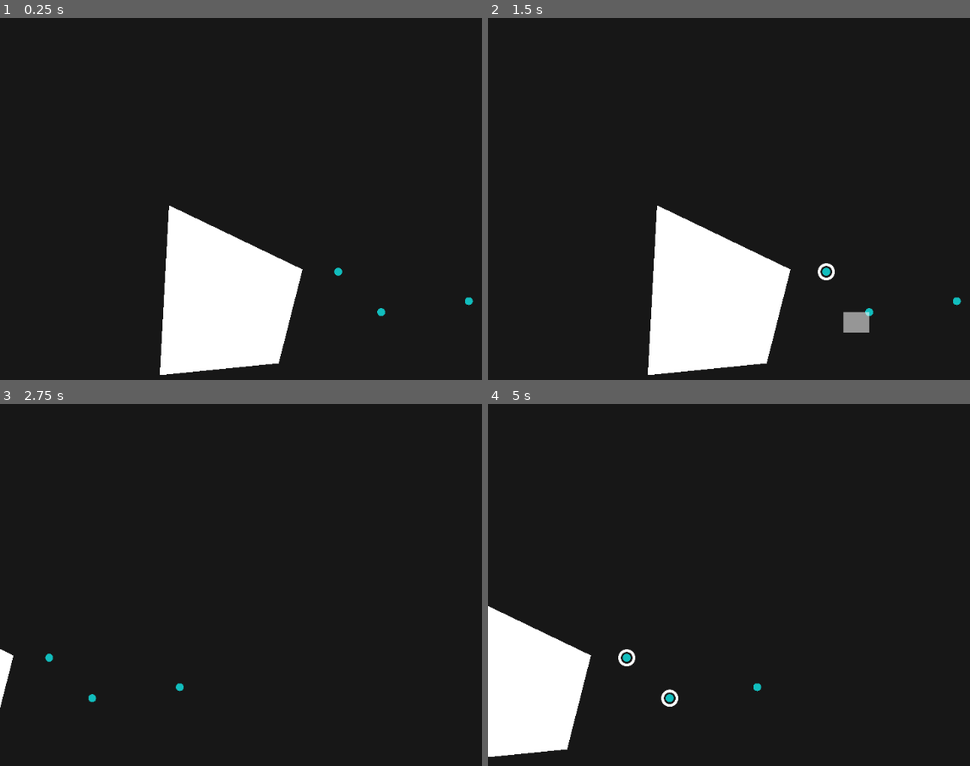
Above: before the commit, frames 1-4 (two rows, left to right).
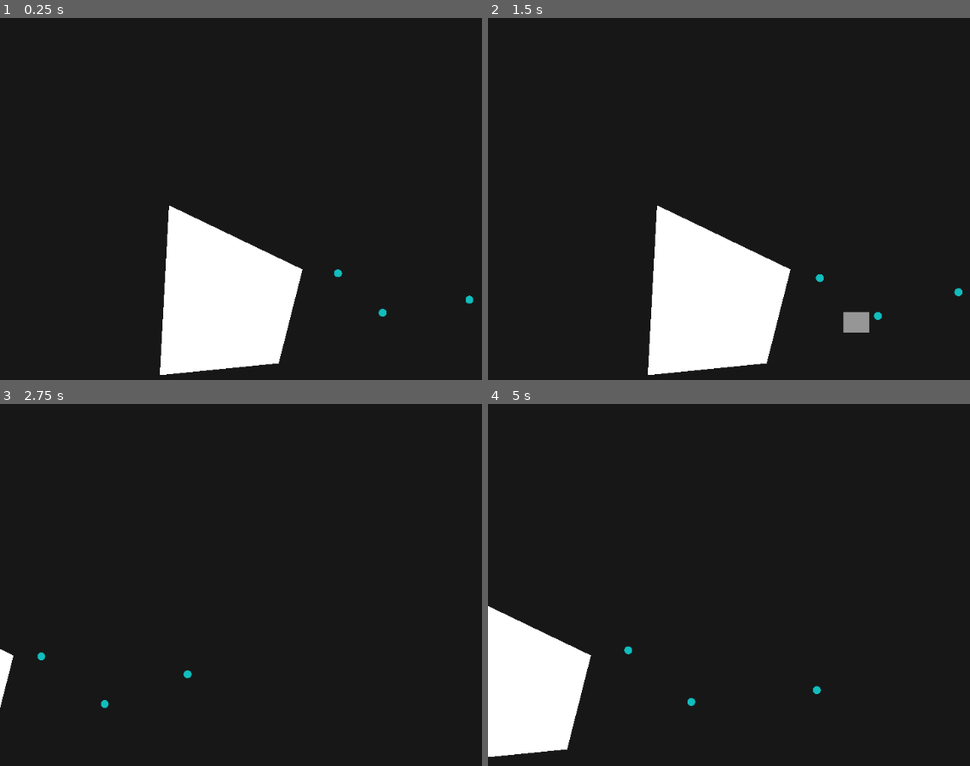
Above: after the commit, the same moments.

Repository: voithos/driftworld
Game: Godot game, scene res://scenes/level1.tscn
Two runs of this game, one before a commit and one after it. Both use one fixed random seed, a clock stepped at 60 frames per second and the inputs below.
Inputs (mouse positions are in pixels of both pictures, inside the frame that each line leads up to):
- Up to frame 1 (0.25 s): no input
- Up to frame 2 (1.5 s): tap Enter at 0.5 s; drag from (825, 271) to (892, 159) at 0.52 s; drag from (868, 311) to (791, 372) at 1.27 s
- Up to frame 3 (2.75 s): move the mouse to (467, 686) at 2.02 s; hold Right (ui_right) from 2.03 s (still down); right-click (467, 686) at 2.1 s; click (467, 686) at 2.17 s
- Up to frame 4 (5 s): release Right (ui_right) at 2.75 s; drag from (791, 758) to (622, 581) at 2.77 s; move the mouse to (outside the picture) at 3.52 s; hold Left (ui_left) 3.53-4.25 s; right-click (outside the picture) at 3.6 s; click (outside the picture) at 3.67 s; tap Space at 3.77, 4.25 s; drag from (622, 581) to (724, 530) at 4.27 s

The runs differ from the first frame. In frame 1, less than 0.1% of the frame differs, in the area x 69-99%, y 68-83%; in frame 2, 0.3%; in frame 3, 0.2%; in frame 4, 0.4%, in the area x 27-70%, y 66-84%.

Commit message:
Add movement and steering.

Diff:
--- a/project.godot
+++ b/project.godot
@@ -23,6 +23,7 @@
 [autoload]
 
 Screen="*res://scripts/screen.gd"
+Steering="*res://scripts/steering.gd"
 
 [display]
 
--- a/scenes/level.gd
+++ b/scenes/level.gd
@@ -7,5 +7,11 @@
 	var botright = Vector2(max(start.x, end.x), max(start.y, end.y))
 
 	for unit in get_tree().get_nodes_in_group("units"):
-		var selected = unit.position > topleft and unit.position < botright
+		var selected = (unit.global_position.x > topleft.x and unit.global_position.y > topleft.y and
+		                unit.global_position.x < botright.x and unit.global_position.y < botright.y)
 		unit.set_selected(selected)
+
+
+func _on_ui_right_click(pos):
+	for unit in get_tree().get_nodes_in_group("selected"):
+		unit.go_to(pos)
--- a/scenes/level.tscn
+++ b/scenes/level.tscn
@@ -10,4 +10,5 @@
 [node name="camera" parent="." instance=ExtResource( 3 )]
 
 [node name="ui" parent="." instance=ExtResource( 2 )]
+[connection signal="right_click" from="ui" to="." method="_on_ui_right_click"]
 [connection signal="selection" from="ui" to="." method="_on_ui_selection"]
--- a/scenes/level1.tscn
+++ b/scenes/level1.tscn
@@ -11,6 +11,11 @@
 position = Vector2( -387.104, -141.493 )
 polygon = PoolVector2Array( 131, 41, 117, 298, 297, 280, 333, 138 )
 
+[node name="StaticBody2D" type="StaticBody2D" parent="level/Polygon2D"]
+
+[node name="CollisionPolygon2D" type="CollisionPolygon2D" parent="level/Polygon2D/StaticBody2D"]
+polygon = PoolVector2Array( 130.684, 40.2657, 114.263, 300.894, 305.496, 276.526, 334.631, 129.261, 131.214, 44.5035 )
+
 [node name="unit" parent="level" instance=ExtResource( 2 )]
 unit_base_color = Color( 0.0705882, 0.745098, 0.745098, 1 )
 
--- a/scenes/ui.gd
+++ b/scenes/ui.gd
@@ -5,6 +5,7 @@
 var is_dragging = false
 
 signal selection
+signal right_click
 
 var camera
 
@@ -26,6 +27,9 @@
 		is_dragging = false
 		emit_signal("selection", start, end)
 
+	if not is_dragging and Input.is_action_just_pressed("ui_mouse_right"):
+		emit_signal("right_click", get_global_mouse_position())
+
 	draw_select_rect()
 
 func draw_select_rect():
@@ -39,4 +43,4 @@
 	var pos = Vector2()
 	pos.x = min(start.x, end.x)
 	pos.y = min(start.y, end.y)
-	$canvas/select_rect.rect_position = (pos / camera.zoom) + get_viewport().size / 2 - (camera.position / camera.zoom)
+	$canvas/select_rect.rect_position = (pos / camera.zoom) + get_viewport().size / 2 - (camera.global_position / camera.zoom)
--- a/scenes/unit.gd
+++ b/scenes/unit.gd
@@ -1,14 +1,65 @@
 extends KinematicBody2D
 
 export var unit_base_color = Color(1, 1, 1)
+export var selected = false setget set_selected
 
-export var selected = false setget set_selected
+const STATE_IDLE = "idle"
+const STATE_MOVE = "move"
+
+var state = STATE_IDLE
+
+# Steering
+export (float) var MOVE_SPEED = 100 # Pixels/second
+export (float) var WANDER_SPEED = 10 # Pixels/second
+export (float) var ARRIVE_RADIUS = 75
+export (float) var REPEL_RADIUS = 100
+export (float) var STEERING_FORCE = 10
+export (float) var MASS = 2
+export (float) var WANDER_DISTANCE = 100
+export (float) var WANDER_RADIUS = 200
+export (float) var WANDER_ANGLE_CHANGE = .5 # Radians
+var SPEED = WANDER_SPEED
+
+const ARRIVAL_DIST_SQUARED = 15
+
+onready var steering = $steering
+onready var detection = $detection
+
+var current_motion = Vector2()
+var current_target = Vector2()
 
 func _ready():
 	$sprite.modulate = unit_base_color
-	#$selection.modulate = unit_base_color
 	$selection.hide()
 	add_to_group("units")
+
+func _physics_process(delta):
+	check_arrival()
+
+	if state == STATE_IDLE:
+		SPEED = WANDER_SPEED
+		steering.wander()
+	elif state == STATE_MOVE:
+		SPEED = MOVE_SPEED
+		steering.arrive(current_target)
+		steering.wander(0.05)
+
+	# Maintain distance from other units.
+	for unit in detection.get_overlapping_bodies():
+		if unit == self:
+			continue
+		steering.repel(unit.global_position, 0.2)
+	apply_steer()
+
+func apply_steer():
+	var motion = steering.steer()
+	current_motion = motion
+	move_and_slide(motion)
+
+func check_arrival():
+	if state == STATE_MOVE:
+		if global_position.distance_squared_to(current_target) < ARRIVAL_DIST_SQUARED:
+			state = STATE_IDLE
 
 func _on_unit_input_event(viewport, event, shape_idx):
 	if event is InputEventMouseButton:
@@ -27,3 +78,7 @@
 		else:
 			remove_from_group("selected")
 		$selection.visible = selected
+
+func go_to(pos):
+	state = STATE_MOVE
+	current_target = pos
--- a/scenes/unit.tscn
+++ b/scenes/unit.tscn
@@ -1,14 +1,19 @@
-[gd_scene load_steps=5 format=2]
+[gd_scene load_steps=7 format=2]
 
 [ext_resource path="res://assets/unit.png" type="Texture" id=1]
 [ext_resource path="res://scenes/unit.gd" type="Script" id=2]
 [ext_resource path="res://assets/selection.png" type="Texture" id=3]
+[ext_resource path="res://scripts/entity_steering.tscn" type="PackedScene" id=4]
 
 [sub_resource type="CircleShape2D" id=1]
 radius = 8.0
 
+[sub_resource type="CircleShape2D" id=2]
+radius = 150.0
+
 [node name="unit" type="KinematicBody2D"]
 input_pickable = true
+collision_layer = 3
 script = ExtResource( 2 )
 
 [node name="sprite" type="Sprite" parent="."]
@@ -21,4 +26,14 @@
 
 [node name="shape" type="CollisionShape2D" parent="."]
 shape = SubResource( 1 )
+
+[node name="steering" parent="." instance=ExtResource( 4 )]
+
+[node name="detection" type="Area2D" parent="."]
+input_pickable = false
+collision_layer = 0
+collision_mask = 2
+
+[node name="detection_shape" type="CollisionShape2D" parent="detection"]
+shape = SubResource( 2 )
 [connection signal="input_event" from="." to="." method="_on_unit_input_event"]
--- /dev/null
+++ b/scripts/entity_steering.gd
@@ -0,0 +1,48 @@
+extends Node
+
+# Common steering manager for entity nodes. Used to queue up steering operations and
+# steer all at once.
+
+onready var steering = get_node("/root/Steering")
+
+# Common state.
+var entity
+var current_steering = Vector2(0, 0)
+var wander_angle = 0
+
+func _ready():
+	entity = get_parent()
+	wander_angle = randf() * PI * 2
+
+func seek(target, weight=1):
+	current_steering += steering.seek(
+		entity.global_position, target,
+		entity.current_motion, entity.SPEED) * weight
+
+func flee(target, weight=1):
+	self.current_steering += steering.flee(
+		entity.global_position, target,
+		entity.current_motion, entity.SPEED)
+
+func arrive(target, weight=1):
+	current_steering += steering.arrive(
+		entity.global_position, target, entity.ARRIVE_RADIUS,
+		entity.current_motion, entity.SPEED) * weight
+
+func repel(target, weight=1):
+	current_steering += steering.repel(
+		entity.global_position, target, entity.REPEL_RADIUS,
+		entity.current_motion, entity.SPEED) * weight
+
+
+func wander(weight=1):
+	current_steering += steering.wander(
+		entity.global_position, entity.WANDER_DISTANCE, entity.WANDER_RADIUS,
+		wander_angle, entity.current_motion) * weight
+	wander_angle = steering.next_wander_angle(wander_angle, entity.WANDER_ANGLE_CHANGE)
+
+func steer():
+	var motion = steering.steer(current_steering, entity.current_motion, entity.SPEED, entity.STEERING_FORCE, entity.MASS)
+	current_steering.x = 0
+	current_steering.y = 0
+	return motion
--- /dev/null
+++ b/scripts/entity_steering.tscn
@@ -0,0 +1,6 @@
+[gd_scene load_steps=2 format=2]
+
+[ext_resource path="res://scripts/entity_steering.gd" type="Script" id=1]
+
+[node name="steering" type="Node"]
+script = ExtResource( 1 )
--- /dev/null
+++ b/scripts/steering.gd
@@ -0,0 +1,96 @@
+extends Node
+
+# Defines common steering behavior logic. This is intentionally made to be as generic as possible.
+
+func _ready():
+	randomize() # Re-seed.
+
+# Seeks the target from the given position, naturally altering the heading.
+# Based on: https://gamedevelopment.tutsplus.com/tutorials/understanding-steering-behaviors-seek--gamedev-849
+# Returns the desired steering vector.
+func seek(position, target, current_motion, max_speed):
+	var desired_motion = (target - position).normalized() * max_speed
+	return desired_motion - current_motion
+
+# Flees from the target, naturally altering the heading.
+# Based on: https://gamedevelopment.tutsplus.com/tutorials/understanding-steering-behaviors-flee-and-arrival--gamedev-1303
+# Returns the desired steering vector.
+func flee(position, target, current_motion, max_speed):
+	var desired_motion = (position - target).normalized() * max_speed
+	return desired_motion - current_motion
+
+func _predict_target(position, target, target_motion, max_target_speed):
+	var distance = target - position
+	var prediction_factor = distance.length() / max_target_speed
+	return target + target_motion * prediction_factor
+
+# Pursues the target, attempting to predict where target will go based on current motion.
+# Based on: https://gamedevelopment.tutsplus.com/tutorials/understanding-steering-behaviors-pursuit-and-evade--gamedev-2946
+# Returns the desired steering vector.
+func pursue(position, target, current_motion, target_motion, max_speed, max_target_speed):
+	var future_target = _predict_target(position, target, target_motion, max_target_speed)
+	return seek(position, future_target, current_motion, max_speed)
+
+# Evades the target, attempting to predict where target will go based on current motion.
+# Based on: https://gamedevelopment.tutsplus.com/tutorials/understanding-steering-behaviors-pursuit-and-evade--gamedev-2946
+# Returns the desired steering vector.
+func evade(position, target, current_motion, target_motion, max_speed, max_target_speed):
+	var future_target = _predict_target(position, target, target_motion, max_target_speed)
+	return flee(position, future_target, current_motion, max_speed)
+
+# Arrives at the target's position, slowing down after passing arrive_radius.
+# Based on: https://gamedevelopment.tutsplus.com/tutorials/understanding-steering-behaviors-flee-and-arrival--gamedev-1303
+# Returns the desired steering vector.
+func arrive(position, target, arrive_radius, current_motion, max_speed):
+	var desired_motion = target - position
+	var distance = desired_motion.length()
+
+	desired_motion = desired_motion.normalized() * max_speed
+	if distance < arrive_radius:
+		desired_motion *= (distance / arrive_radius)
+	return desired_motion - current_motion
+
+func repel(position, target, repel_radius, current_motion, max_speed):
+	var desired_motion = position - target
+	var distance = desired_motion.length()
+
+	desired_motion = desired_motion.normalized() * max_speed
+	# Already too far, no need to repel.
+	if distance > repel_radius:
+		return Vector2(0.0, 0.0)
+	else:
+		desired_motion *= 1.0 - (distance / repel_radius)
+	return desired_motion - current_motion
+
+# Wanders based on a "displacement circle" and a changing wander angle.
+# Based on: https://gamedevelopment.tutsplus.com/tutorials/understanding-steering-behaviors-wander--gamedev-1624
+# Usage code should alter the wander_angle after calling this for each frame,
+# using the next_wander_angle() method.
+# Returns the desired steering vector.
+func wander(position, circle_distance, circle_radius, wander_angle, current_motion):
+	var circle_center = current_motion.normalized() * circle_distance
+	# Initial direction doesn't matter, as we will rotate it.
+	var displacement = Vector2(0, -1) * circle_radius
+
+	# Set the displacement angle.
+	var disp_length = displacement.length()
+	displacement.x = cos(wander_angle) * disp_length
+	displacement.y = sin(wander_angle) * disp_length
+
+	return circle_center + displacement
+
+# Generates a wander_angle for the next frame by slightly tweaking the angle randomly.
+# Should be used after calling wander().
+func next_wander_angle(wander_angle, angle_change):
+	wander_angle += randf() * angle_change - angle_change * 0.5
+	return fposmod(wander_angle, PI * 2)
+
+# Applies a steering to the current_motion, taking into account force and mass.
+# Returns the new motion vector.
+func steer(steering, current_motion, max_speed, max_force, mass):
+	# Limit the steering vector to some max length.
+	steering = steering.clamped(max_force)
+	# Also limit it by the entity's mass.
+	steering = steering / mass
+
+	return (current_motion + steering).clamped(max_speed)
